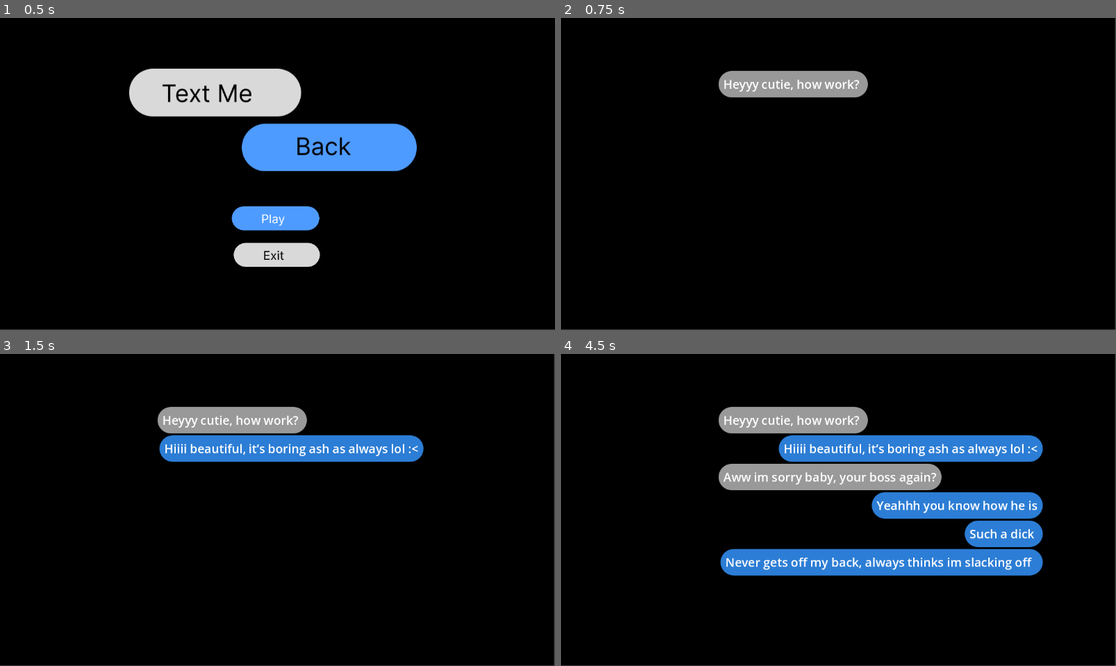
Above: before the commit, frames 1-4 (two rows, left to right).
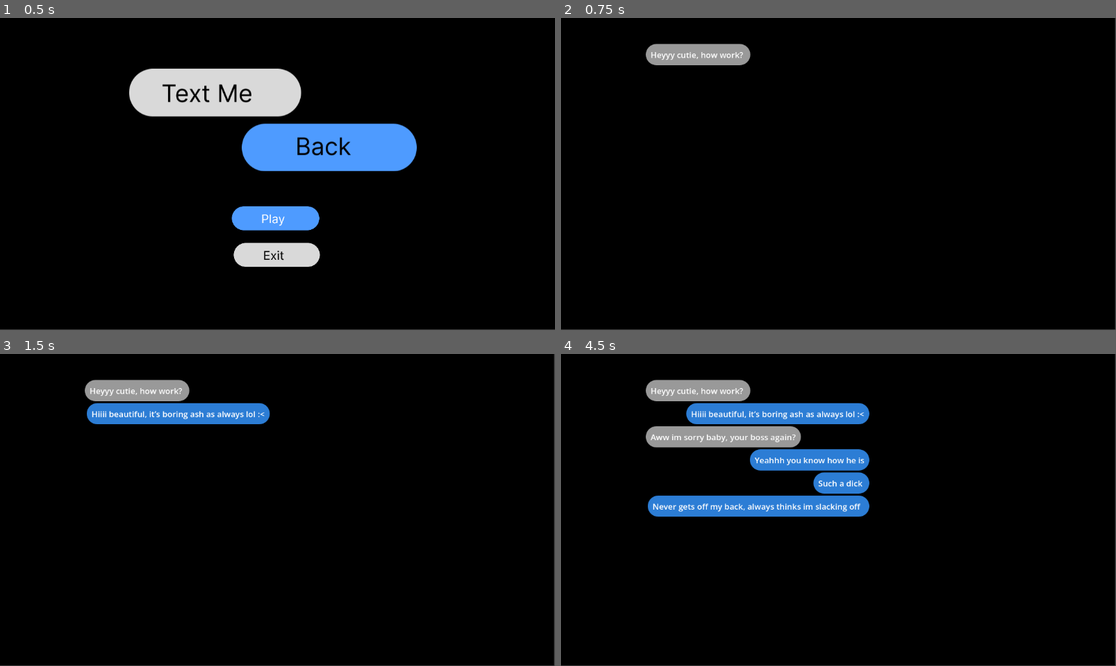
Above: after the commit, the same moments.

Repository: yashGhela/textmeback
Game: Godot game, scene res://levels/mainmenu.tscn
Same seed, same stepped clock (60 frames per second), same inputs: the game is played once before the commit and once after it. The project has no main scene, so this scene is started directly.
Inputs (mouse positions are in pixels of both pictures, inside the frame that each line leads up to):
- Up to frame 1 (0.5 s): no input
- Up to frame 2 (0.75 s): click (838, 217) at 0.5 s
- Up to frame 3 (1.5 s): tap Enter at 1.25 s; hold D (right) from 1.28 s (still down); hold E (interact) from 1.28 s (still down)
- Up to frame 4 (4.5 s): tap Space at 2, 3.5 s; release D (right) at 2.03 s; release E (interact) at 2.03 s; hold S (back) 2.03-2.78 s; tap E (interact) at 2.1, 3.6 s; tap Enter at 2.75, 4.25 s; hold D (right) 2.78-3.53 s; hold E (interact) 2.78-3.53 s; hold W (forward) 3.53-4.28 s; hold A (left) from 4.28 s (still down); hold E (interact) from 4.28 s (still down)

Frame 1 is identical in both runs. In frame 2, 3.5% of the frame differs, in the area x 15-56%, y 8-26%; in frame 3, 8.6%; in frame 4, 24%, in the area x 15-87%, y 8-72%.

Commit message:
ok it scrolls now

Diff:
--- a/game-elements/textcontainer.tscn
+++ b/game-elements/textcontainer.tscn
@@ -20,6 +20,6 @@
 
 [node name="senderlabel" type="Label" parent="MarginContainer" unique_id=1926895154]
 layout_mode = 2
-theme_override_font_sizes/font_size = 25
+theme_override_font_sizes/font_size = 17
 text = "placeholder"
 horizontal_alignment = 1
--- a/game-elements/textspopup.tscn
+++ b/game-elements/textspopup.tscn
@@ -6,6 +6,11 @@
 script = ExtResource("1_ahrci")
 
 [node name="textmsgportal" type="ColorRect" parent="." unique_id=904924936]
+anchors_preset = -1
+anchor_left = -0.12847222
+anchor_top = -0.086419754
+anchor_right = 0.1388889
+anchor_bottom = 0.1404321
 offset_left = 297.0
 offset_top = 80.0
 offset_right = 883.0
@@ -15,12 +20,16 @@
 
 [node name="MarginContainer" type="MarginContainer" parent="textmsgportal" unique_id=385623894]
 layout_mode = 0
-offset_right = 583.0
-offset_bottom = 455.0
+offset_left = -3.0
+offset_right = 890.0
+offset_bottom = 601.0
 theme_override_constants/margin_left = 30
 theme_override_constants/margin_top = 30
 theme_override_constants/margin_right = 30
 theme_override_constants/margin_bottom = 30
 
-[node name="message_container" type="VBoxContainer" parent="textmsgportal/MarginContainer" unique_id=1156581508]
+[node name="ScrollContainer" type="ScrollContainer" parent="textmsgportal/MarginContainer" unique_id=1706124248]
 layout_mode = 2
+
+[node name="message_container" type="VBoxContainer" parent="textmsgportal/MarginContainer/ScrollContainer" unique_id=1156581508]
+layout_mode = 2
--- a/scripts/textspopup.gd
+++ b/scripts/textspopup.gd
@@ -8,7 +8,7 @@
 @onready var textmsgportal: ColorRect = $textmsgportal
 var in_progress: bool = false
 const textscene = preload("res://game-elements/textcontainer.tscn")
-@onready var message_container: VBoxContainer = $textmsgportal/MarginContainer/message_container
+@onready var message_container: VBoxContainer = $textmsgportal/MarginContainer/ScrollContainer/message_container
 var pending_transition: String = ""
 #we are testing changes here
 func _ready():
